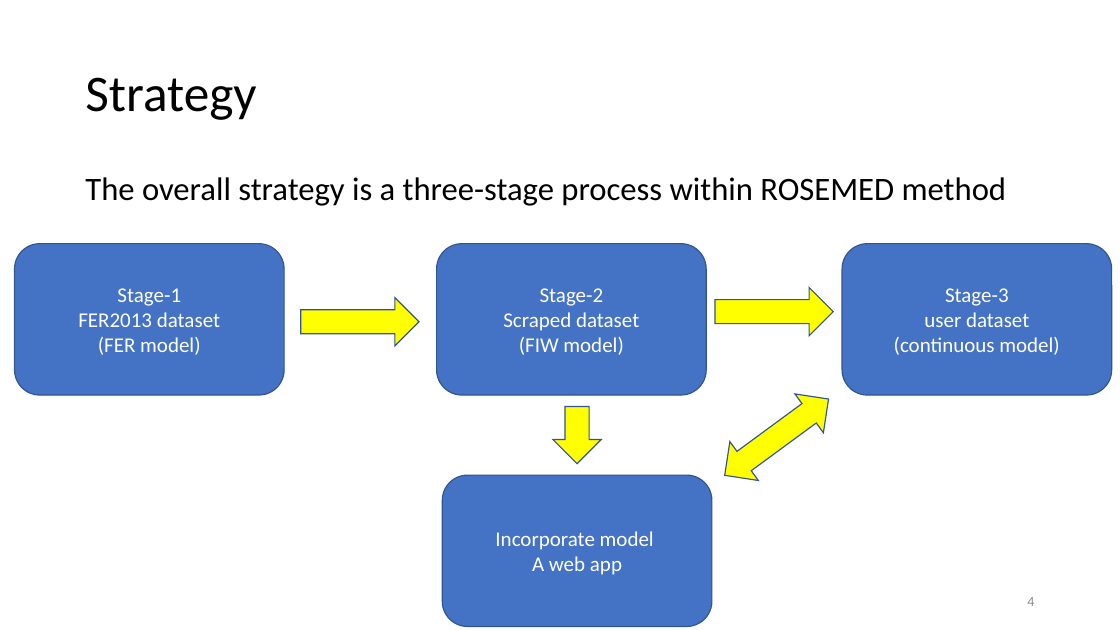
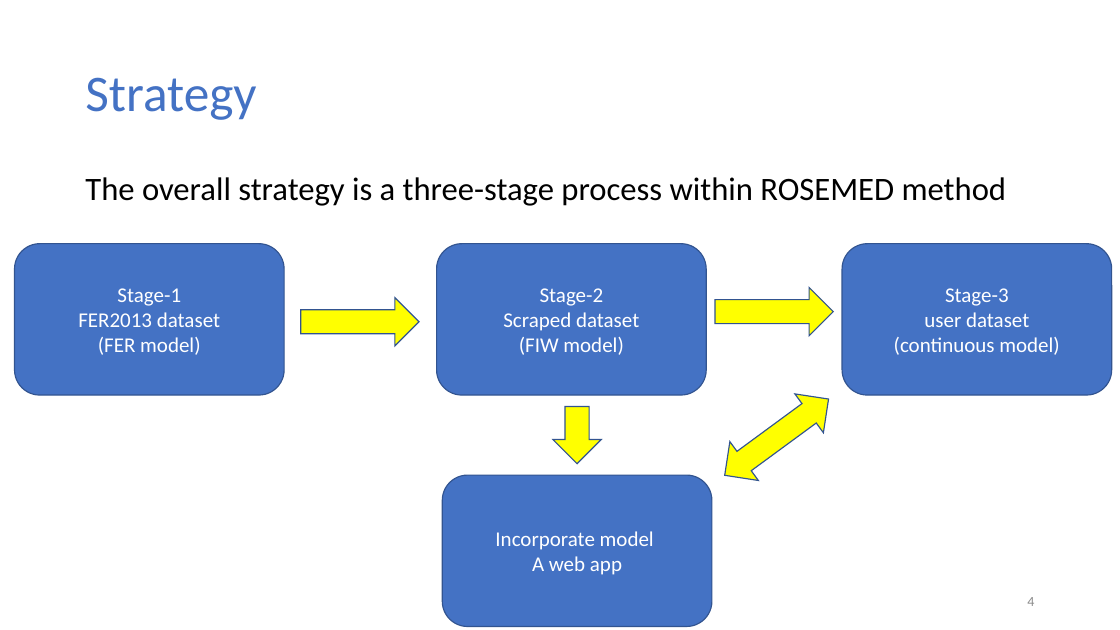
Before and after one commit to GitHub-ccd/emoJ, a slide deck: slide 4 of ppt/MOD_5.pptx. Drawn at 1120x630 pixels with LibreOffice and Linux fonts; fonts in the diff are those of the drawing; background and template pictures are left out. Boxes give left, top, right and bottom in pixels: in the first picture for what was removed or moved away, otherwise in the second. Text is boxed around its words. In the diff, an @@ line names an element or a change of style, - is before the commit and + after.

```diff
--- a/ppt/MOD_5.pptx
+++ b/ppt/MOD_5.pptx
@@ title "Strategy" at bbox=[85, 77, 256, 120]: text colour #000000 to #4472C4 @@
```
Also in this commit, not shown: 6 other slides changed, 1 slide added, 1 slide removed, 2 other files.
